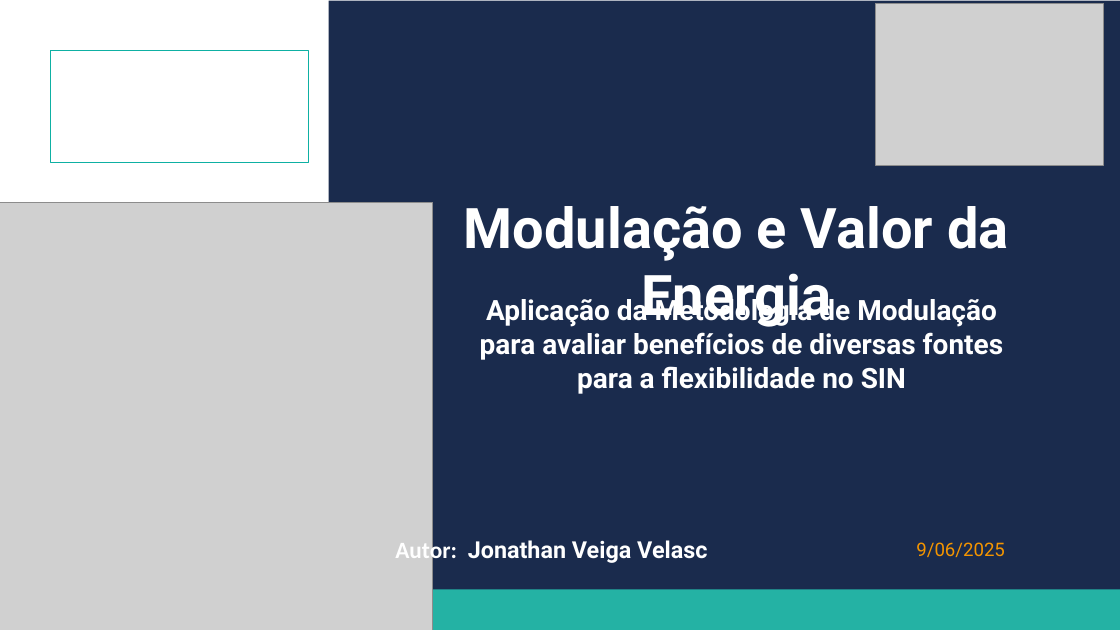
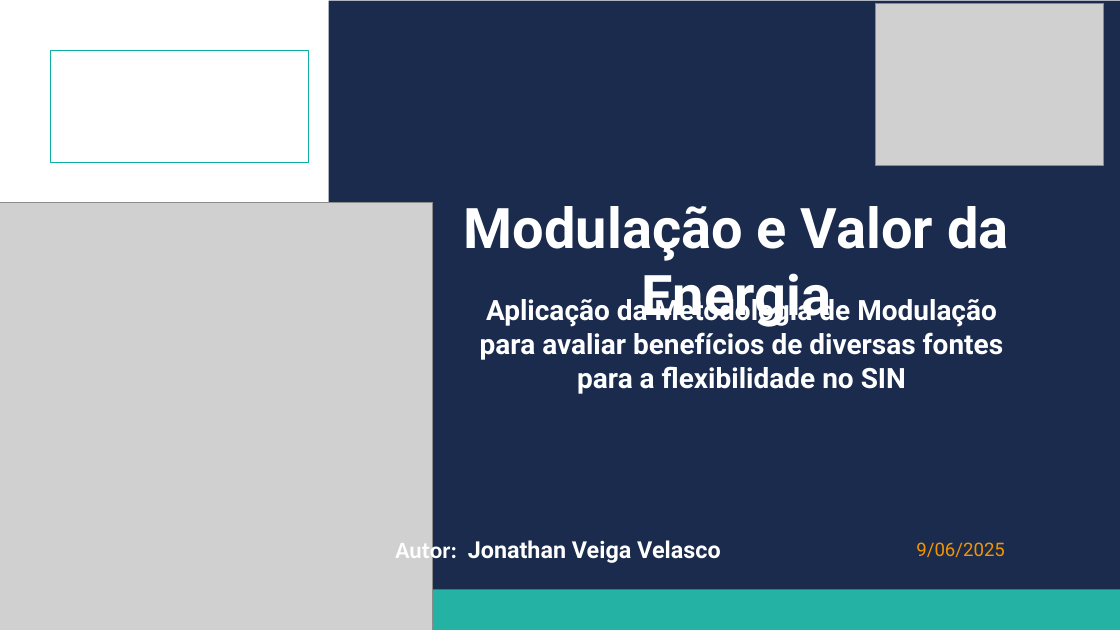
Before and after one commit to jonathanvvelasco/MecFlex, a slide deck: slide 1 of Apresentação Final.pptx. Drawn at 1120x630 pixels with LibreOffice and Linux fonts; fonts in the diff are those of the drawing; grey boxes stand for pictures. Boxes give left, top, right and bottom in pixels: in the first picture for what was removed or moved away, otherwise in the second. Text is boxed around its words. In the diff, an @@ line names an element or a change of style, - is before the commit and + after.

```diff
--- a/Apresentação Final.pptx
+++ b/Apresentação Final.pptx
@@ text at (395, 538, 720, 564): text changed @@
-Autor: Jonathan Veiga Velasc
+Autor: Jonathan Veiga Velasco
```
Also in this commit, not shown: 3 other files.
